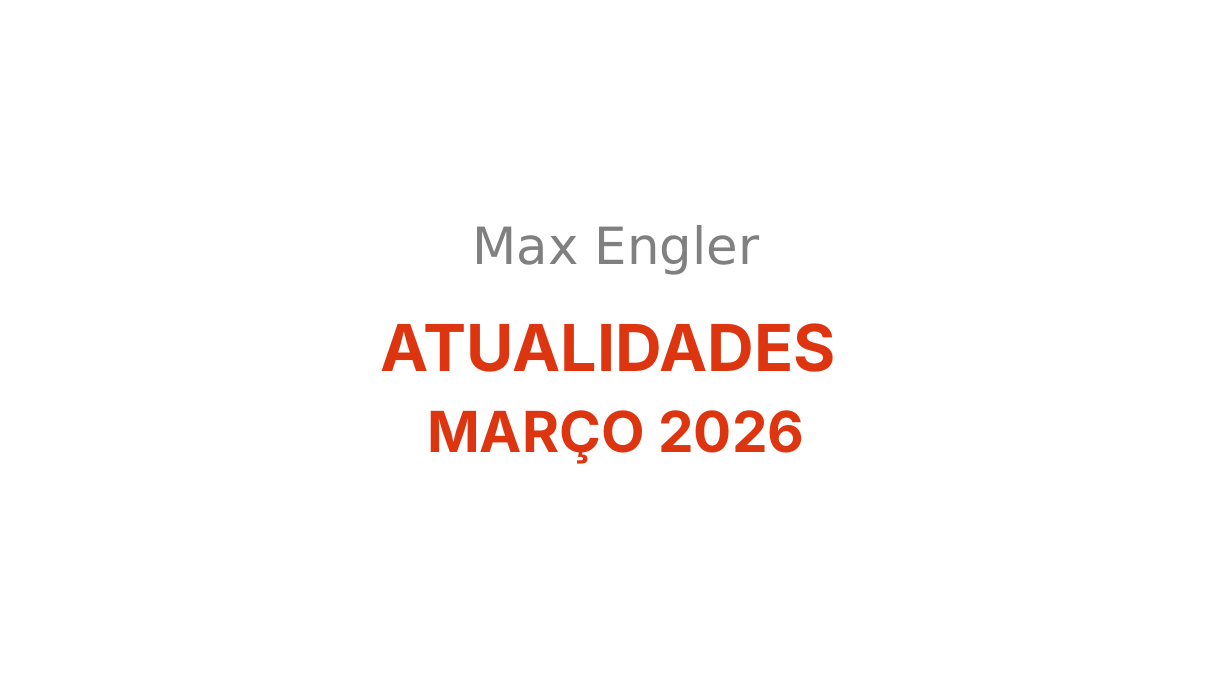
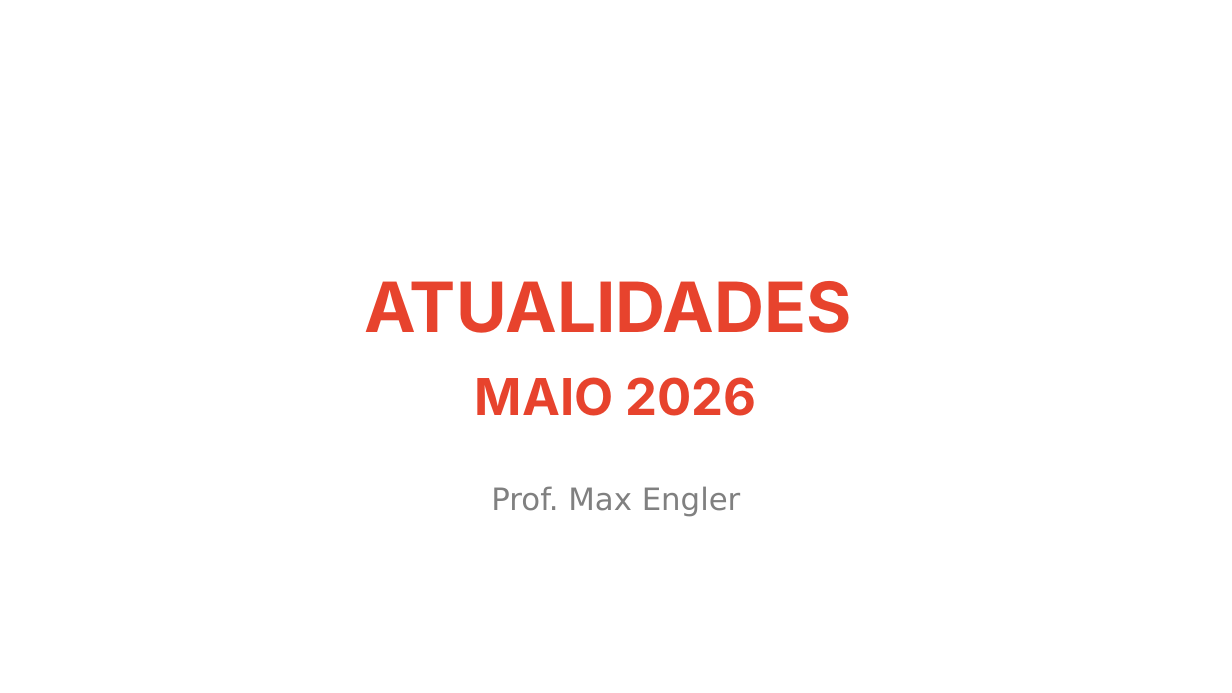
Before and after one commit to trafego2-create/slide-generator, a slide deck: slide 2 of pptx_templates/Atualidades_modelo.pptx. Drawn at 1232x693 pixels with LibreOffice and Linux fonts; fonts in the diff are those of the drawing; background and template pictures are left out. Boxes give left, top, right and bottom in pixels: in the first picture for what was removed or moved away, otherwise in the second. Text is boxed around its words. In the diff, an @@ line names an element or a change of style, - is before the commit and + after.

Commit message:
Atualizar os 3 modelos com os arquivos oficiais mais recentes do time
O time mandou 3 arquivos novos de referencia (Aula 01 - Windows 10, PETROBRAS
MQ Bloco 3, Atualidades Maio 2026). Mudancas de estrutura:

- Apresentacao padrao: o exemplo antigo (PETR Gestao de Riscos) era simples
  demais (so texto+imagem). O real tem 22 variacoes visuais (tabelas,
  galerias, grupos) -- decidido manter escopo simples por agora: clona o
  padrao mais comum (titulo curto + definicao), sem tentar replicar
  tabelas/galerias. Por isso o schema do petr ganhou o campo 'titulo'.
- Mestre em Questoes: estrutura idêntica, só o nome do shape mudou (sem
  acento: "Retangulo 1").
- Atualidades: agora toda noticia tem categoria (antes era so 5 de 40) e 1
  imagem por noticia em vez de 2 -- schema ganhou o campo 'categoria'.

Templates podados como antes (so capa+abertura+slide-fonte), Atualidades
caiu de 72.5MB pra 0.3MB.

```diff
--- a/pptx_templates/Atualidades_modelo.pptx
+++ b/pptx_templates/Atualidades_modelo.pptx
@@ title at (364,281,852,416): text changed; size 50.4 to 54 pt; text colour #DC3510 to #E7432D @@
-ATUALIDADES
-MARÇO 2026
+ATUALIDADES
+MAIO 2026
@@ text at (491,486,741,517): text changed; size 40 to 24 pt @@
-Max Engler
+Prof. Max Engler
```
Also in this commit, not shown: 1 slide added, 1 slide removed, 5 other files.
